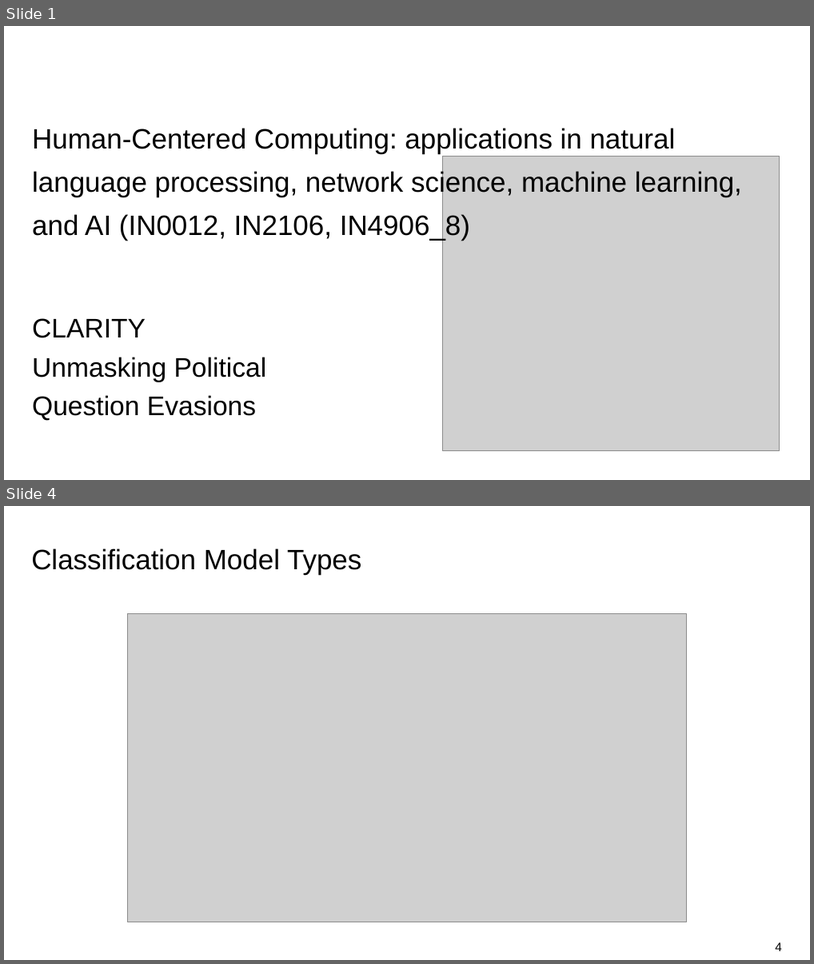
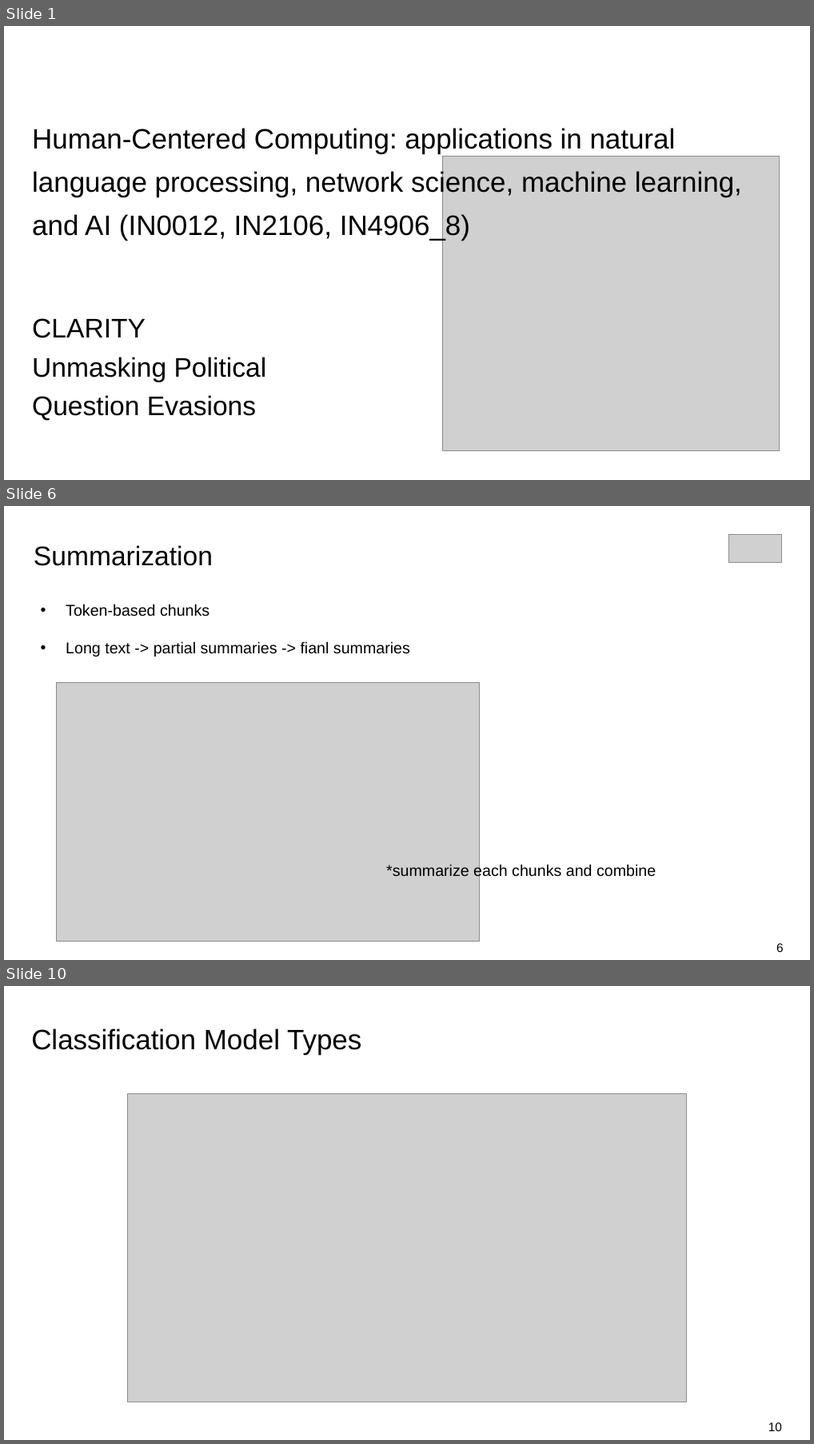
Before and after one commit to omarelbeltagy/clarity, a slide deck: assets/presentation/03 - Pipeline and Initial Experiments.pptx. Shown one above the other, each under a label of ours: slides 1 and 4 before the commit, slides 1, 6 and 10 after it; the slides between them are not shown. The pictures are 814x964 and 814x1444 pixels, drawn with LibreOffice and Linux fonts; fonts in the diff are those of the drawing; grey boxes stand for pictures; background and template pictures are left out. Boxes give left, top, right and bottom in pixels: in the first picture for what was removed or moved away, otherwise in the second. Text is boxed around its words. In the diff, an @@ line names an element or a change of style, - is before the commit and + after.

```diff
--- a/assets/presentation/03 - Pipeline and Initial Experiments.pptx
+++ b/assets/presentation/03 - Pipeline and Initial Experiments.pptx
@@ slide 6 added at (4, 506, 810, 960), background #FFFFFF @@
@@ text added at (34, 545, 213, 566), 24 pt, text #000000 @@
+Summarization
@@ picture added at (729, 534, 782, 562) @@
@@ text added at (66, 604, 410, 656), 14 pt, text #000000 @@
+• Token-based chunks
+• Long text -> partial summaries -> fianl summaries
@@ picture added at (57, 682, 479, 940) @@
@@ text added at (386, 864, 656, 880), 14 pt, text #000000 @@
+*summarize each chunks and combine
@@ text added at (777, 943, 784, 952), 11 pt, text #000000 @@
+6
@@ what was slide 4 is now slide 10 @@
@@ page number at (769, 1422, 782, 1431): text changed @@
-4
+10
```
Also in this commit, not shown: 4 slides changed, 7 other slides added, 6 slides removed.
